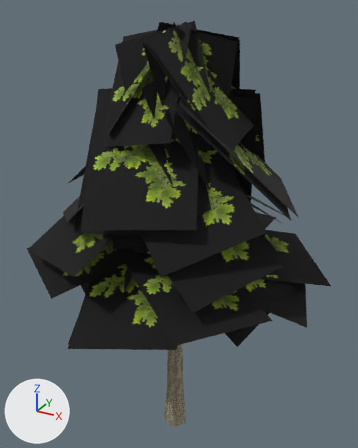
An edit to the OBJ model data/model/tree/tree.obj, drawn before and after from the same camera.
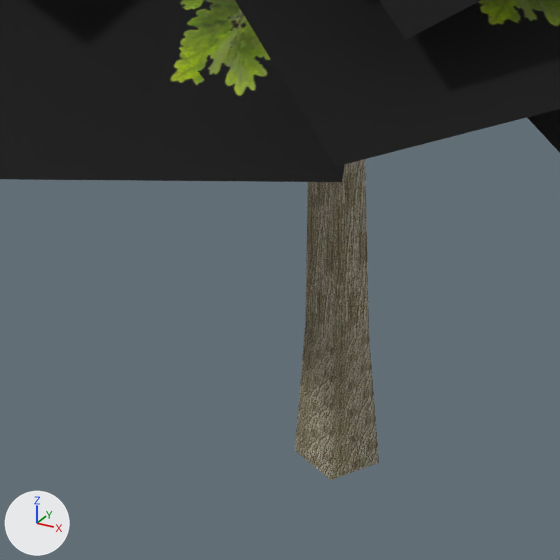
Each version is shown whole from a camera (50 mm lens) standing at (38.5, -68.7, 69.7) and looking at (-0.4, 2.1, 34.3), then close up on the part from 25% to 65% of the width and 68% to 100% of the height. Lighting does not change. The marker at lower left points along +X, +Y and +Z. Where no turn or scale is listed for an object, it has been applied to the vertices.

The scene before the commit, as lines of its bpy script (objects in view):
```python
me_tree = bpy.data.meshes.new('tree')
me_tree.from_pydata(...)  # 261 vertices, 182 faces; spans x -25.4..26.2, y -25.5..25.7, z -9.0..67.7
me_tree.materials.append(mat_tree)  # picture img_diffuse_png
ob_tree = bpy.data.objects.new('tree', me_tree)
ob_tree.location = (0.0, 0.0, 0.0)
```
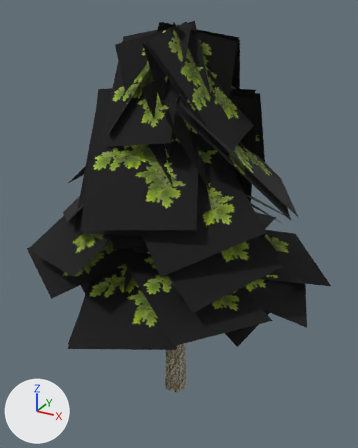
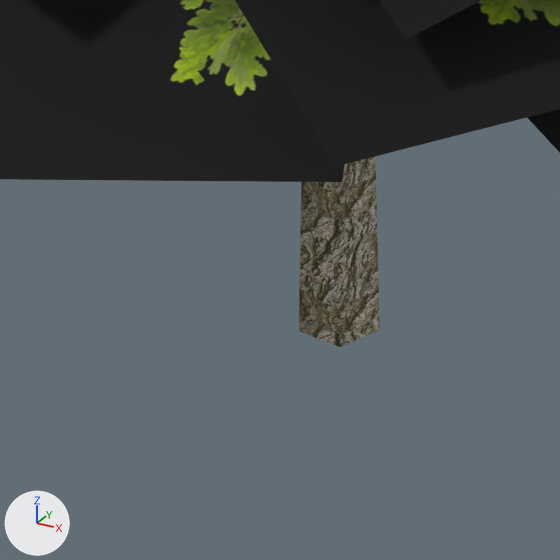
Commit message: Fix tree model.

Pixel boxes (x1, y1, x2, y2) of what changed, in the close-ups (560 x 560 px):
'tree', reshaped
    before: (0, 0, 560, 480)
    after: (0, 0, 560, 347)
part 1 of me_tree, rebuilt
    before: (295, 159, 379, 480)
    after: (299, 157, 380, 347)

Patch to the scene script:
```diff
--- a/data/model/tree/tree.obj.py
+++ b/data/model/tree/tree.obj.py
@@ me_tree @@
 # used by ob_tree; location = (0.0, 0.0, 0.0)
-me_tree.from_pydata(...)  # 261 vertices, 182 faces; spans x -25.4..26.2, y -25.5..25.7, z -9.0..67.7
+me_tree.from_pydata(...)  # 262 vertices, 184 faces; spans x -25.4..26.2, y -25.5..25.7, z 0.0..67.7
+# me_tree part 1: the loose piece of 37 vertices spanning x -4.5..8.4, y -4.5..2.5, z -9.0..49.5 is rebuilt with 38 vertices and now spans x -2.4..2.4, y -2.1..2.1, z 0.0..56.0
 me_tree.materials.append(mat_tree)
```
